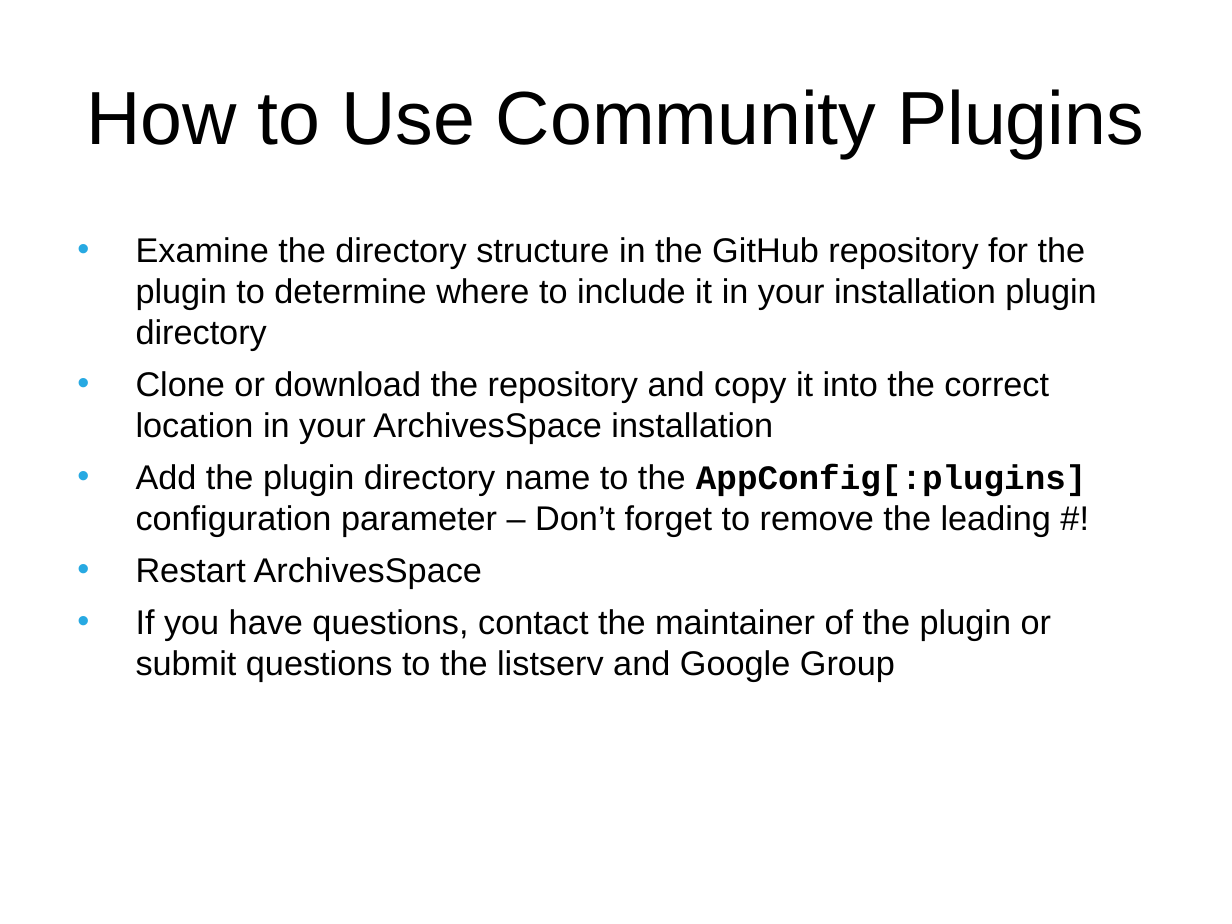
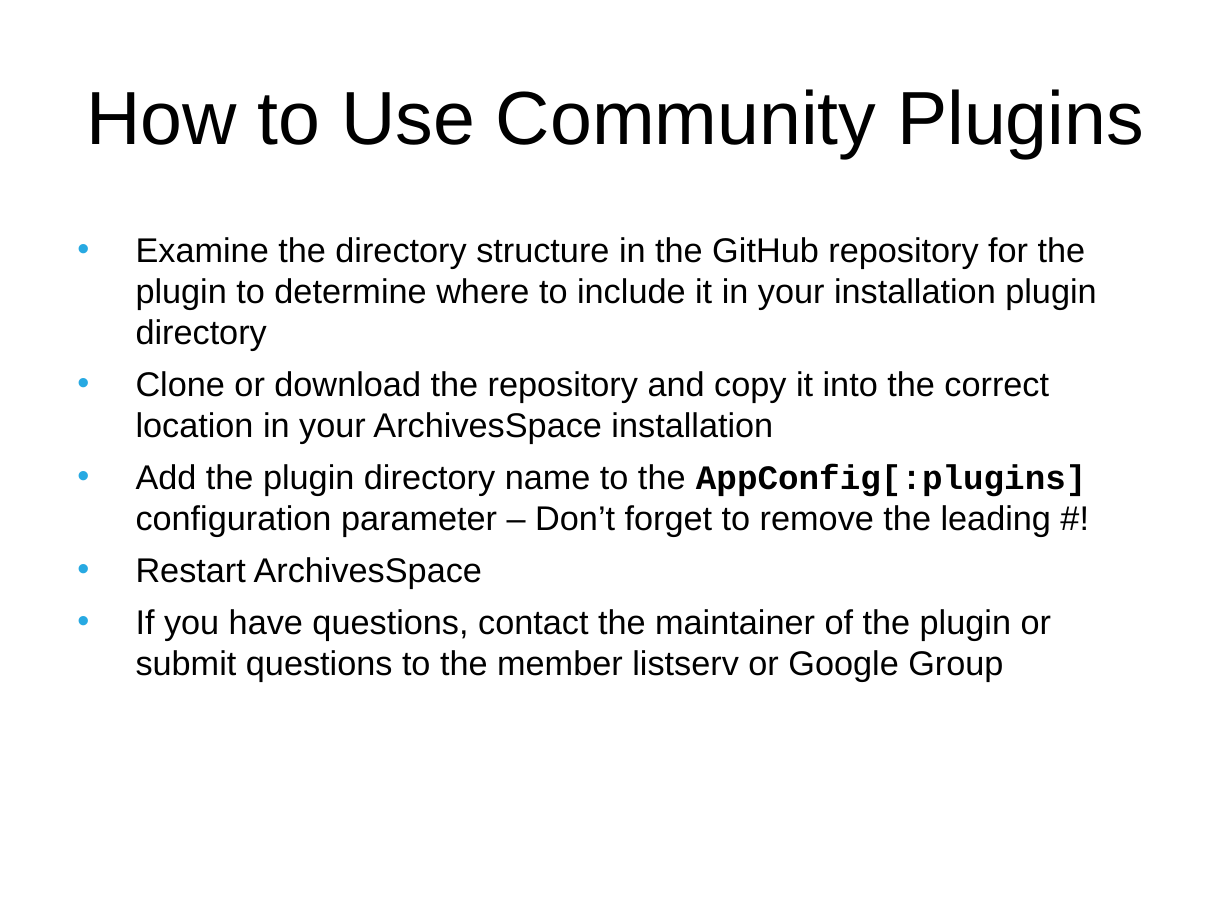
Before and after one commit to archivesspace/tech-docs, a slide deck: slide 37 of customization/customizing_PUI_examples/OnlineForumCustomizing.pptx (slide 18 before the commit). Drawn at 1232x924 pixels with LibreOffice and Linux fonts; fonts in the diff are those of the drawing; background and template pictures are left out. Boxes give left, top, right and bottom in pixels: in the first picture for what was removed or moved away, otherwise in the second. Text is boxed around its words. In the diff, an @@ line names an element or a change of style, - is before the commit and + after.

```diff
--- a/customization/customizing_PUI_examples/OnlineForumCustomizing.pptx
+++ b/customization/customizing_PUI_examples/OnlineForumCustomizing.pptx
@@ text at (136, 609, 1051, 682): text changed @@
-• If you have questions, contact the maintainer of the plugin or submit questions to the listserv and Google Group
+• If you have questions, contact the maintainer of the plugin or submit questions to the member listserv or Google Group
```
Also in this commit, not shown: 27 other slides changed, 6 slides added, 1 slide removed, 2 other files.
